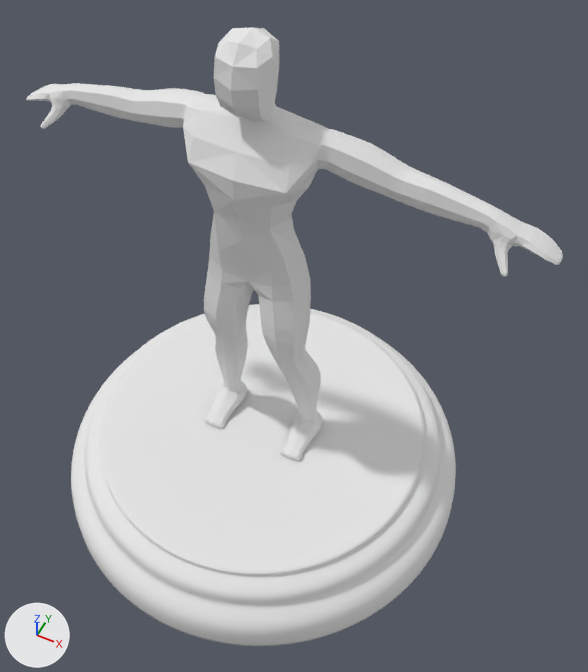
One commit to the OBJ model data/body.obj: the scene before it, then after it.
Before and after are seen from a camera (50 mm lens) standing at (4.85, -8.3, 13.36) and looking at (0.75, -0.11, 3.12). Lighting does not change. The marker at lower left points along +X, +Y and +Z. Where no turn or scale is listed for an object, it has been applied to the vertices.

Script lines for the objects in view, before the commit:
```python
me_circle = bpy.data.meshes.new('Circle')
me_circle.from_pydata(...)  # 13314 vertices, 13312 faces; spans x -3.97..3.97, y -3.97..3.97, z -1.26..0.04
me_circle.polygons.foreach_set('use_smooth', [True] * 13312)
me_circle.materials.append(mat_material)  # white #e7e7e7
me_plane_plane_003 = bpy.data.meshes.new('Plane_Plane.003')
me_plane_plane_003.from_pydata(...)  # 1194 vertices, 1192 faces; spans x -4.46..4.46, y -0.54..0.72, z 0.0..8.26
me_plane_plane_003.materials.append(mat_material_001)  # white #e7e7e7
ob_circle = bpy.data.objects.new('Circle', me_circle)
ob_circle.location = (0.0, 0.0, 0.0)
ob_plane_plane_003 = bpy.data.objects.new('Plane_Plane.003', me_plane_plane_003)
ob_plane_plane_003.location = (0.0, 0.0, 0.0)
```
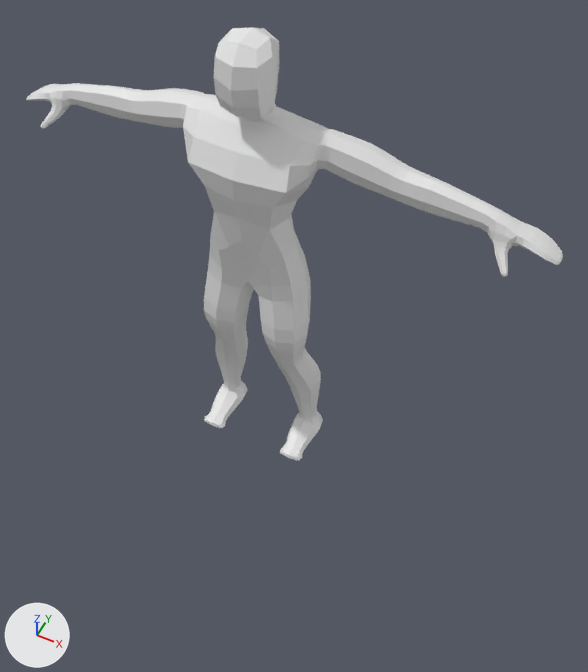
The newer file is also turned or shifted as a whole; pictures and numbers use the older file's frame.

The change in detail:
Object 'Circle' (ob_circle) is deleted.

Changed parts and their boxes [x1, y1, x2, y2] in the pictures (588 x 672 px):
'Circle', deleted: before [71, 304, 456, 646]
